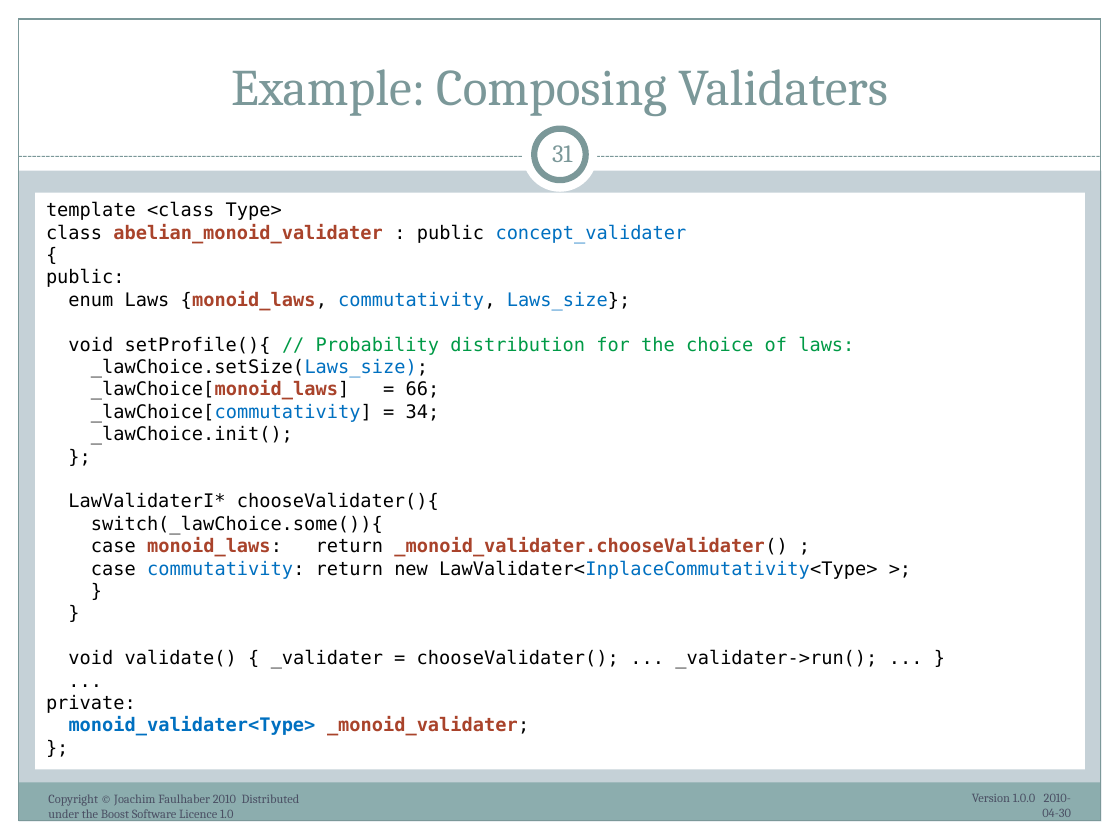
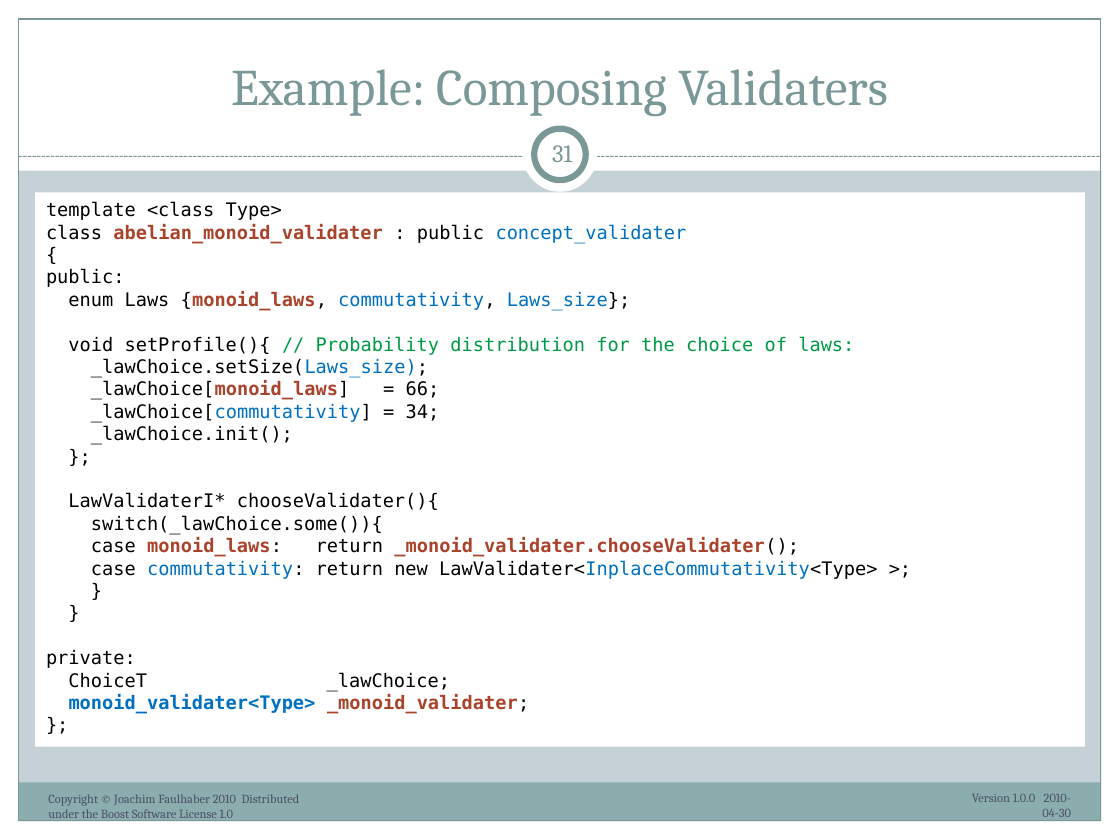
Before and after one commit to ryppl/boost-history, a slide deck: slide 31 of itl/libs/validate/doc/boostcon2010/BoostAlabaster.pptx. Drawn at 1120x840 pixels with LibreOffice and Linux fonts; fonts in the diff are those of the drawing. Boxes give left, top, right and bottom in pixels: in the first picture for what was removed or moved away, otherwise in the second. Text is boxed around its words. In the diff, an @@ line names an element or a change of style, - is before the commit and + after.

Commit message:
Refactored concept_validaters: Moved replicated code to base class. Added alabaster examples for boostcon2010.
SVN-Revision: 61735

```diff
--- a/itl/libs/validate/doc/boostcon2010/BoostAlabaster.pptx
+++ b/itl/libs/validate/doc/boostcon2010/BoostAlabaster.pptx
@@ rectangle "template <class Type>": place and size @@
-rectangle "template <class Type>" at (35, 193, 1085, 769)
+rectangle "template <class Type>" at (35, 193, 1085, 747)
@@ text in rectangle at (91, 537, 799, 557): spaces changed @@
-case monoid_laws: return _monoid_validater.chooseValidater() ;
+case monoid_laws: return _monoid_validater.chooseValidater();
@@ text in rectangle at (68, 649, 877, 669): paragraphs removed @@
-void validate() { _validater = chooseValidater(); ... _validater->run(); ... }
-...
@@ text in rectangle at (68, 672, 450, 692): paragraph added @@
+ChoiceT _lawChoice;
@@ text at (48, 794, 300, 818): text changed @@
-Copyright © Joachim Faulhaber 2010 Distributed under the Boost Software Licence 1.0
+Copyright © Joachim Faulhaber 2010 Distributed under the Boost Software License 1.0
```
Also in this commit, not shown: 43 other slides changed, 28 other files.
